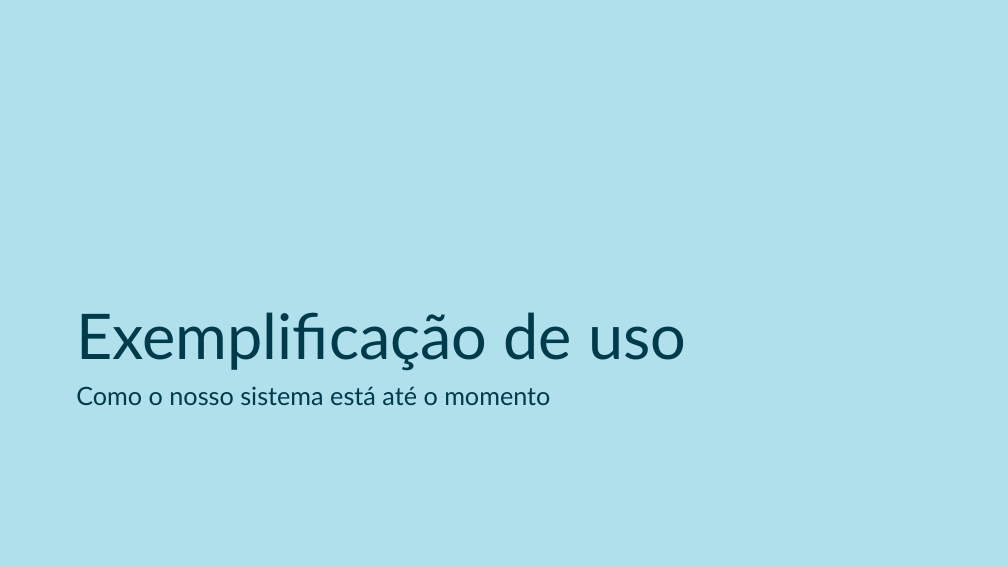
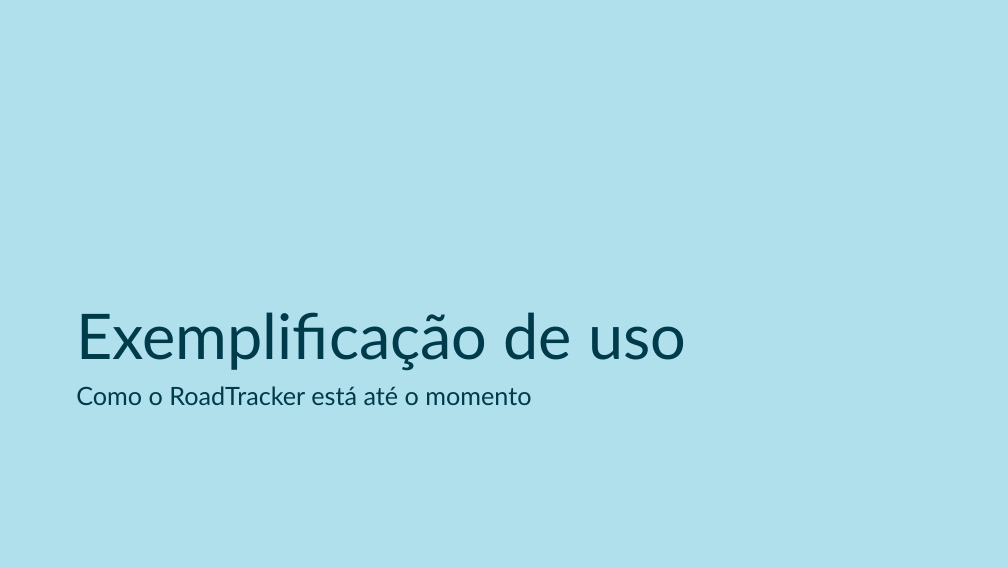
Before and after one commit to Syank/PI-JornadaDeMotoristas, a slide deck: slide 9 of doc/apresentacao_entrega_2/slides_apresentacao_2.pptx. Drawn at 1008x567 pixels with LibreOffice and Linux fonts; fonts in the diff are those of the drawing. Boxes give left, top, right and bottom in pixels: in the first picture for what was removed or moved away, otherwise in the second. Text is boxed around its words. In the diff, an @@ line names an element or a change of style, - is before the commit and + after.

```diff
--- a/doc/apresentacao_entrega_2/slides_apresentacao_2.pptx
+++ b/doc/apresentacao_entrega_2/slides_apresentacao_2.pptx
@@ text at bbox=[76, 386, 531, 405]: text changed @@
-Como o nosso sistema está até o momento
+Como o RoadTracker está até o momento
```
Also in this commit, not shown: 1 other slide changed.
